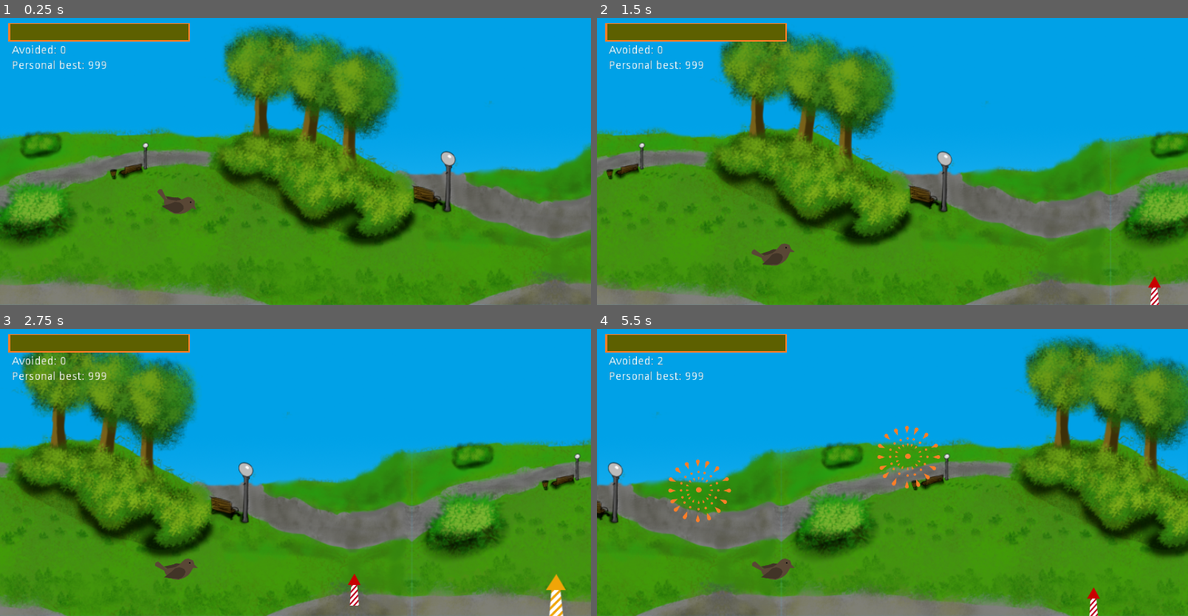
Above: before the commit, frames 1-4 (two rows, left to right).
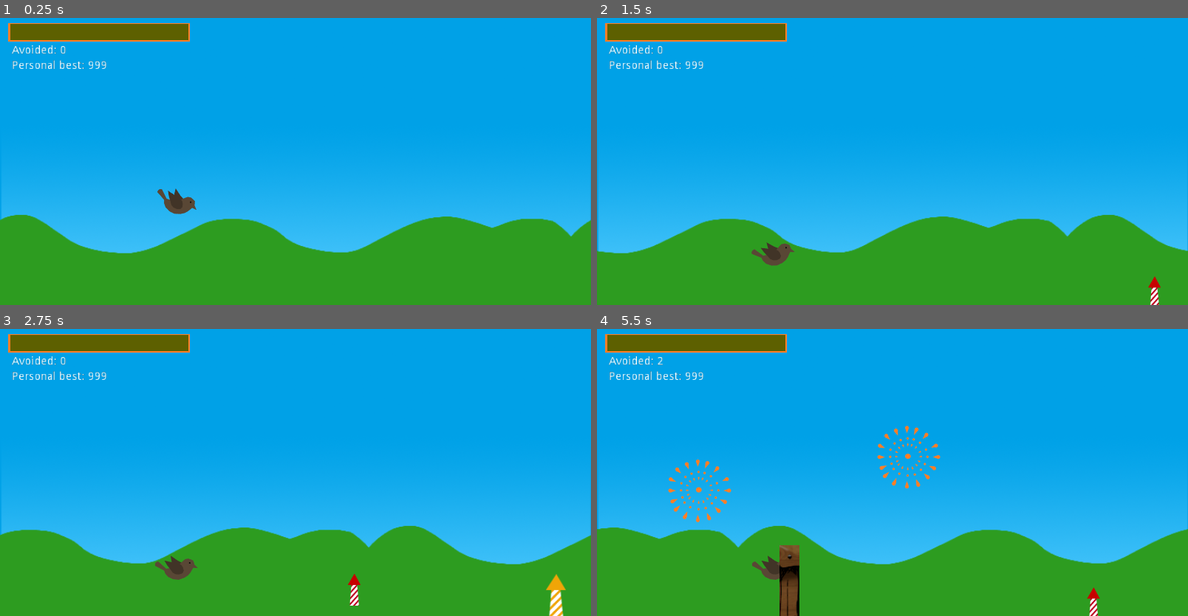
Above: after the commit, the same moments.

Repository: cuadrakev/Mint-Griffon-Game
Game: Godot game, scene res://scenes/Game.tscn
The game is run twice, just before and just after one commit, with the same random seed, the same clock (stepped at 60 frames per second) and the same inputs.
Inputs (mouse positions are in pixels of both pictures, inside the frame that each line leads up to):
- Up to frame 1 (0.25 s): no input
- Up to frame 2 (1.5 s): move the mouse to (1022, 147) at 0.52 s; click (1022, 147) at 0.67 s; move the mouse to (774, 175) at 1.27 s; click (774, 175) at 1.42 s
- Up to frame 3 (2.75 s): move the mouse to (354, 409) at 2.02 s; click (354, 409) at 2.17 s
- Up to frame 4 (5.5 s): move the mouse to (862, 529) at 2.77 s; click (862, 529) at 2.92 s; move the mouse to (1069, 515) at 3.52 s; click (1069, 515) at 3.67 s; move the mouse to (715, 429) at 4.27 s; click (715, 429) at 4.42 s; move the mouse to (922, 472) at 5.02 s; click (922, 472) at 5.17 s

The runs differ from the first frame. In frame 1, 47% of the frame differs, in the area x 0-100%, y 2-100%; in frame 2, 46%; in frame 3, 46%; in frame 4, 48%.

Commit message:
ground obstacles

Diff:
--- a/objects/BirdPlayer.tscn
+++ b/objects/BirdPlayer.tscn
@@ -12,7 +12,7 @@
 [node name="BirdSprite" type="AnimatedSprite" parent="."]
 frames = ExtResource( 1 )
 animation = "sparrow"
-frame = 5
+frame = 7
 playing = true
 
 [node name="CollisionShape2D" type="CollisionShape2D" parent="."]
--- /dev/null
+++ b/objects/Trashcan.gd
@@ -0,0 +1,16 @@
+extends Area2D
+
+export var speed = 200
+
+
+func _process(delta):
+	var currentSpeed = get_node("/root/Scene").speedMult
+	self.position.x -= speed * delta * currentSpeed
+
+	if self.position.x + $Sprite.get_rect().size.x < 0:
+		queue_free()
+
+func onBodyEnter(body):
+	if body.name == "BirdPlayer":
+		body.position.y = self.position.y - $Sprite.get_rect().size.y
+		get_node("/root/Scene/CanvasLayer/StressBar/ProgressBar").value += 20
--- /dev/null
+++ b/objects/Trashcan.tscn
@@ -0,0 +1,21 @@
+[gd_scene load_steps=4 format=2]
+
+[ext_resource path="res://sprites/DistanceSign.png" type="Texture" id=1]
+[ext_resource path="res://objects/Trashcan.gd" type="Script" id=2]
+
+[sub_resource type="CapsuleShape2D" id=1]
+radius = 13.2646
+height = 64.6173
+
+[node name="Trashcan" type="Area2D"]
+script = ExtResource( 2 )
+
+[node name="Sprite" type="Sprite" parent="."]
+texture = ExtResource( 1 )
+region_enabled = true
+region_rect = Rect2( 84, 71, 25, 89 )
+
+[node name="Collider" type="CollisionShape2D" parent="."]
+shape = SubResource( 1 )
+
+[connection signal="body_entered" from="." to="." method="onBodyEnter"]
--- a/scenes/Game.tscn
+++ b/scenes/Game.tscn
@@ -1,20 +1,22 @@
-[gd_scene load_steps=13 format=2]
+[gd_scene load_steps=14 format=2]
 
 [ext_resource path="res://scripts/SceneScript.gd" type="Script" id=1]
 [ext_resource path="res://objects/BirdPlayer.tscn" type="PackedScene" id=2]
 [ext_resource path="res://scripts/hitCount.gd" type="Script" id=3]
-[ext_resource path="res://sprites/background/park.png" type="Texture" id=4]
+[ext_resource path="res://sprites/background/bg1.png" type="Texture" id=4]
 [ext_resource path="res://objects/GameBackground.tscn" type="PackedScene" id=5]
 [ext_resource path="res://sprites/background/bg_seam2_1.png" type="Texture" id=6]
 [ext_resource path="res://objects/DistanceSign.tscn" type="PackedScene" id=7]
 [ext_resource path="res://sprites/background/bg_seam.png" type="Texture" id=8]
 [ext_resource path="res://sprites/background/bgVer2.png" type="Texture" id=9]
+[ext_resource path="res://objects/Trashcan.tscn" type="PackedScene" id=10]
 [ext_resource path="res://scripts/Avoided.gd" type="Script" id=11]
 [ext_resource path="res://sprites/bar_outline.png" type="Texture" id=13]
 [ext_resource path="res://theme.tres" type="Theme" id=15]
 
 [node name="Scene" type="Node2D"]
 script = ExtResource( 1 )
+Obstacles = [ ExtResource( 10 ) ]
 
 [node name="CanvasLayer" type="CanvasLayer" parent="."]
 
@@ -62,7 +64,6 @@
 [node name="BackgroundScroller" parent="." instance=ExtResource( 5 )]
 BackgroundTextures = [ ExtResource( 4 ), ExtResource( 9 ) ]
 BackgroundSeams = [ ExtResource( 8 ), ExtResource( 6 ) ]
-switchAfter = 3
 
 [node name="DistanceSign" parent="." instance=ExtResource( 7 )]
 position = Vector2( 14, 321 )
--- a/scripts/BackgroundScroller.gd
+++ b/scripts/BackgroundScroller.gd
@@ -33,18 +33,18 @@
 		SeamNode.visible = true
 		BgNode.motion_offset.x = switchAfter - textureWidth
 		BgNode.motion_mirroring.x = 0
-		currentCycle = 2
+		currentCycle = 1
 
 		currentTexture += 1
 		if currentTexture == BackgroundTextures.size():
 			currentTexture = 0
 
-	if currentCycle == 2 and -self.scroll_offset.x > switchAfter + 2 * textureWidth:
+	if currentCycle == 1 and -self.scroll_offset.x > switchAfter + 2 * textureWidth:
 		BgNode.get_node("Sprite").texture = BackgroundTextures[currentTexture]
 		BgNode.motion_offset.x = switchAfter + textureWidth
-		currentCycle = 3
+		currentCycle = 2
 
-	if currentCycle == 3 and -self.scroll_offset.x > switchAfter + 4 * textureWidth:
+	if currentCycle == 2 and -self.scroll_offset.x > switchAfter + 4 * textureWidth:
 		self.scroll_offset.x = 0
 		BgNode.motion_offset.x = 0
 		BgNode.motion_mirroring.x = textureWidth
--- a/scripts/SceneScript.gd
+++ b/scripts/SceneScript.gd
@@ -6,6 +6,7 @@
 
 var o_fwNode = load("res://scenes/FireworksNode.tscn")
 var r_fwNode = load("res://scenes/PurpleFwNode.tscn")
+export(Array, PackedScene) var Obstacles
 
 var fwInst
 
@@ -26,6 +27,7 @@
 	timer += delta * speedMult
 	if timer >= time_out:
 		spawn_next()
+		spawnObstacle()
 		rng.randomize()
 		var rand = rng.randf_range(-0.2, 0.3)
 		time_out = 1 + rand
@@ -47,3 +49,11 @@
 	add_child(fwInst)
 	fwInst.position.x = 900
 	fwInst.position.y = 320
+
+func spawnObstacle():
+	if rng.randi() % 4 == 0:
+		var id = rng.randi() % Obstacles.size()
+		var obstacle = Obstacles[id].instance()
+		add_child(obstacle)
+		obstacle.position.x = get_viewport_rect().size.x + obstacle.get_node("Sprite").get_rect().size.x / 2
+		obstacle.position.y = get_viewport_rect().size.y - obstacle.get_node("Sprite").get_rect().size.y / 2
